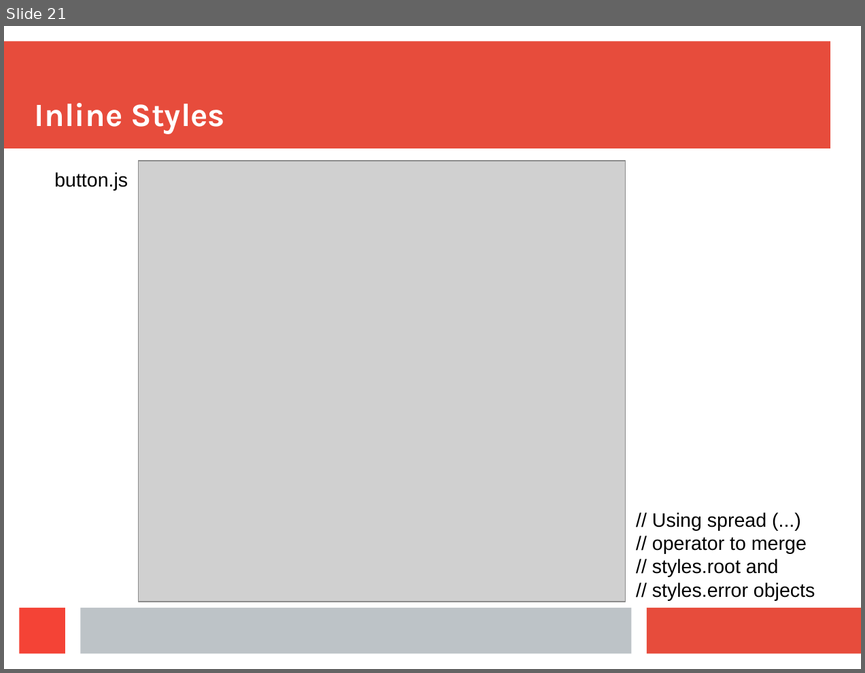
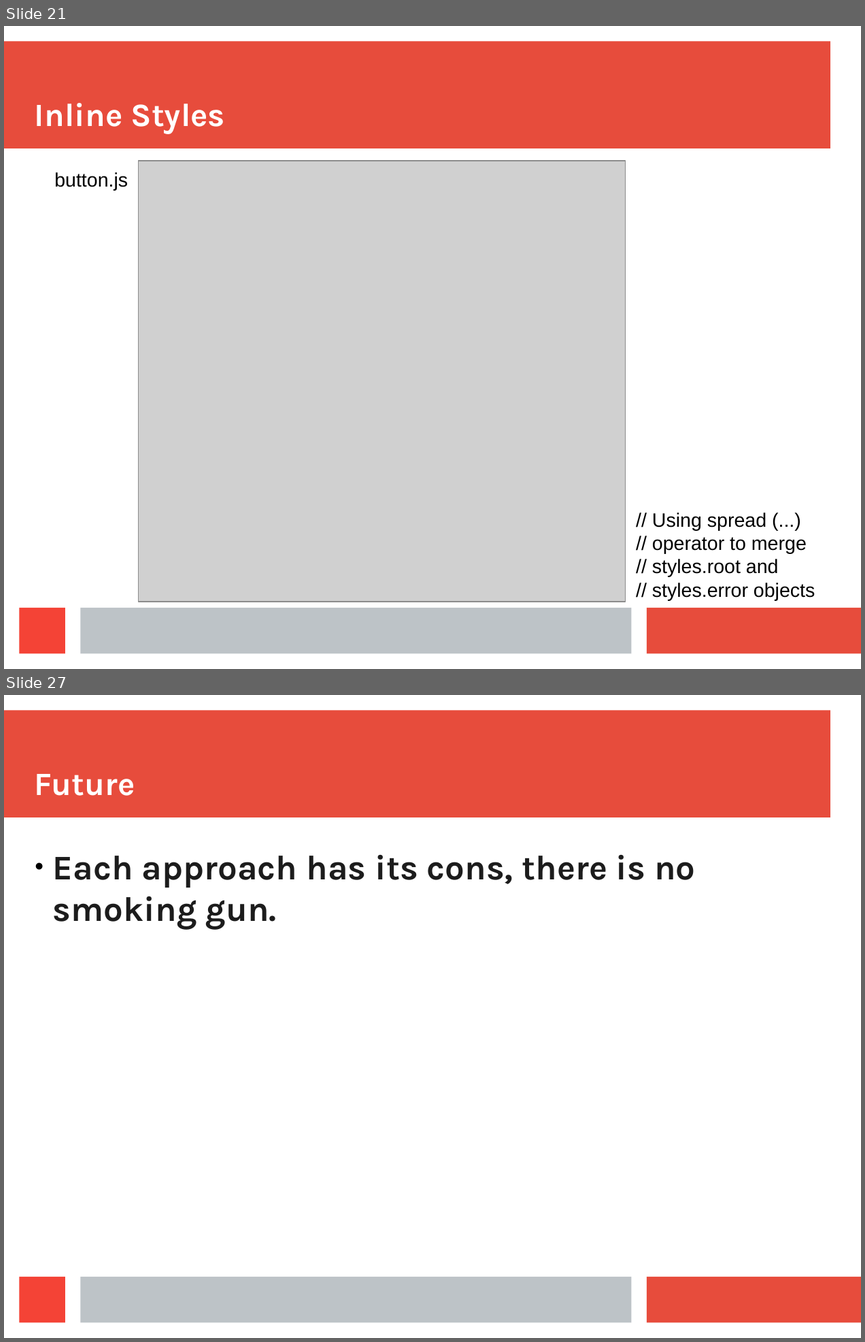
Before and after one commit to aruberto/styling-javascript-components, a slide deck: styling_react_components.odp. Shown one above the other, each under a label of ours: slide 21 before the commit, slides 21 and 27 after it; the slides between them are not shown. The pictures are 865x673 and 865x1342 pixels, drawn with LibreOffice and Linux fonts; fonts in the diff are those of the drawing; grey boxes stand for pictures. Boxes give left, top, right and bottom in pixels: in the first picture for what was removed or moved away, otherwise in the second. Text is boxed around its words. In the diff, an @@ line names an element or a change of style, - is before the commit and + after.

```diff
--- a/styling_react_components.odp
+++ b/styling_react_components.odp
@@ slide 27 added at [4,695,861,1338], background #FFFFFF; not listed: 4 template elements that a slide beside it also shows @@
@@ title added at [35,774,135,796], 30.1 pt, text #FFFFFF, bold @@
+Future
@@ text added at [53,855,695,929], 32 pt, text #1C1C1C, bold @@
+● Each approach has its cons, there is no smoking gun.
```
Also in this commit, not shown: 2 slides changed, 5 other slides added, 4 other files.
